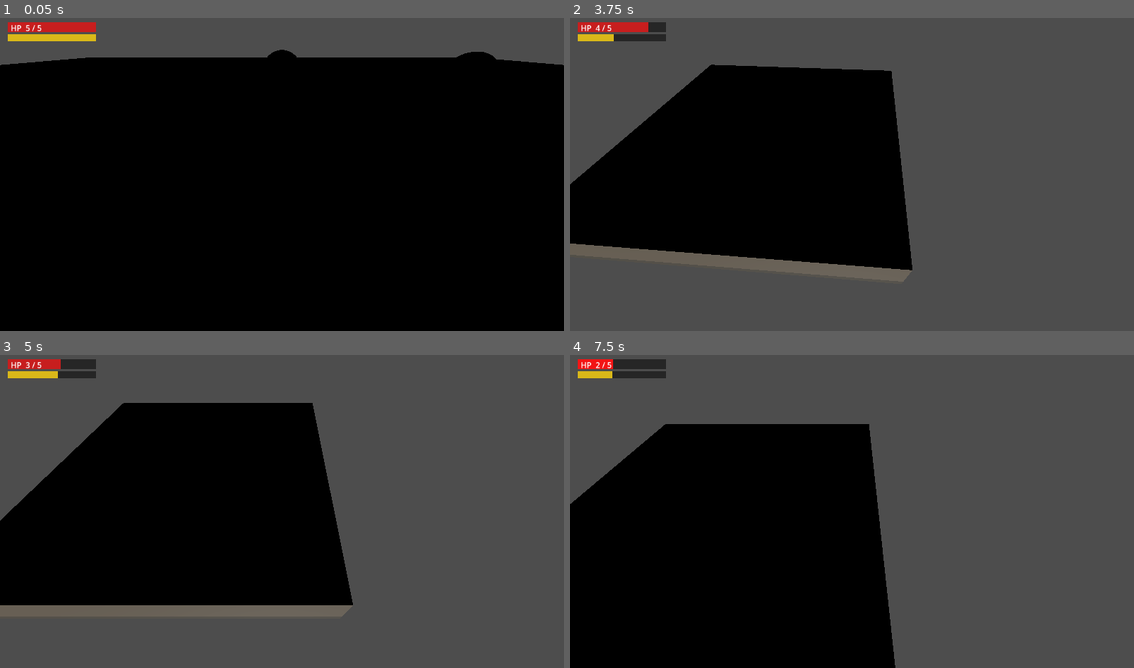
Above: before the commit, frames 1-4 (two rows, left to right).
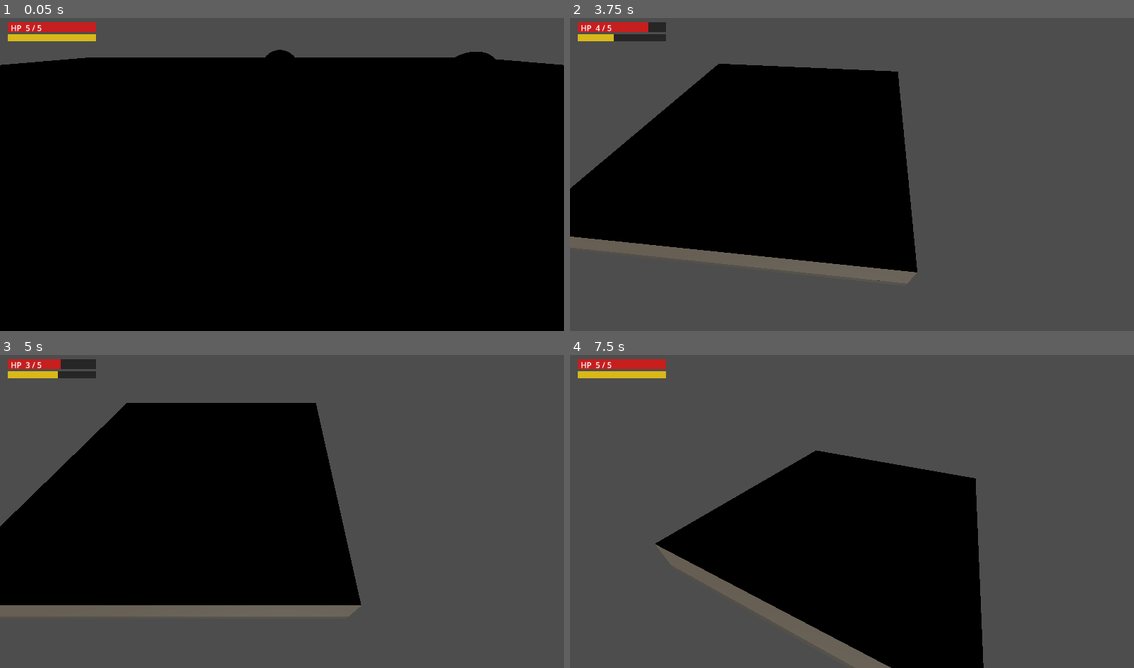
Above: after the commit, the same moments.

Repository: BenjiinxGrimm/knights-bane
Game: Godot game, scene res://scenes/main.tscn
The game is run twice, just before and just after one commit, with the same random seed, the same clock (stepped at 60 frames per second) and the same inputs.
Inputs (mouse positions are in pixels of both pictures, inside the frame that each line leads up to):
- Up to frame 1 (0.05 s): no input
- Up to frame 2 (3.75 s): move the mouse to (976, 155) at 0.52 s; press the mouse at (976, 155) at 0.53 s; hold D (move_right) 0.53-1.28 s; move the mouse to (739, 187) at 1.27 s; release the mouse at (739, 187) at 1.28 s; hold S (move_down) 1.28-2.03 s; tap Space (dodge) at 1.35 s; move the mouse to (908, 102) at 2.02 s; hold D (move_right) 2.03-2.78 s; hold Backspace (sprint) 2.03-2.78 s; move the mouse to (823, 237) at 2.77 s; hold W (move_up) 2.78-3.53 s; click (823, 237) at 2.85 s; move the mouse to (1021, 221) at 3.52 s; hold A (move_left) from 3.53 s (still down); hold Space (dodge) from 3.53 s (still down)
- Up to frame 3 (5 s): keep holding A (move_left); move the mouse to (112, 461) at 4.27 s; release Space (dodge) at 4.28 s; tap Backspace (sprint) at 4.35 s
- Up to frame 4 (7.5 s): tap Enter at 5 s; move the mouse to (880, 508) at 5.02 s; release A (move_left) at 5.03 s; press the mouse at (880, 508) at 5.03 s; hold S (move_down) 5.03-5.78 s; move the mouse to (767, 430) at 5.77 s; release the mouse at (767, 430) at 5.78 s; hold D (move_right) 5.78-6.53 s; tap Space (dodge) at 5.85 s; move the mouse to (976, 492) at 6.52 s; hold W (move_up) 6.53-7.28 s; hold Backspace (sprint) 6.53-7.28 s; move the mouse to (739, 524) at 7.27 s; hold D (move_right) from 7.28 s (still down); click (739, 524) at 7.35 s

The runs differ from the first frame. In frame 1, less than 0.1% of the frame differs, in the area x 47-88%, y 10-14%; in frame 2, 2.0%; in frame 3, 1.0%; in frame 4, 37%, in the area x 0-74%, y 1-100%.

Commit message:
Add ranged enemy, projectile system, and melee enemy spread
- Orange ranged enemy: maintains distance, telegraphs with yellow windup, fires glowing projectile
- Projectile: glowing orange ball, passes through enemies, despawns on wall/player hit or timeout
- Red melee enemies: random approach angle offset + separation steering so they spread out instead of clumping
- Stick weapon meshes on all three enemies for visual read

Co-Authored-By: Claude Sonnet 4.6 <noreply@anthropic.com>

Diff:
--- a/scenes/main.tscn
+++ b/scenes/main.tscn
@@ -4,6 +4,7 @@
 [ext_resource type="Script" uid="uid://hfqdph5pjyg4" path="res://scripts/camera_follow.gd" id="2"]
 [ext_resource type="Script" uid="uid://dte71e8bbv3wf" path="res://scripts/enemy.gd" id="3"]
 [ext_resource type="Script" uid="uid://c3fxutou6vanx" path="res://scripts/hud.gd" id="4"]
+[ext_resource type="Script" uid="uid://ranged1abc567" path="res://scripts/ranged_enemy.gd" id="5"]
 
 [sub_resource type="StandardMaterial3D" id="StandardMaterial3D_0wfyh"]
 albedo_color = Color(0.32, 0.3, 0.26, 1)
@@ -31,6 +32,23 @@
 
 [sub_resource type="CapsuleMesh" id="CapsuleMesh_2"]
 material = SubResource("StandardMaterial3D_enemy")
+
+[sub_resource type="StandardMaterial3D" id="StandardMaterial3D_ranged"]
+albedo_color = Color(0.9, 0.45, 0.1, 1)
+
+[sub_resource type="CapsuleMesh" id="CapsuleMesh_ranged"]
+material = SubResource("StandardMaterial3D_ranged")
+
+[sub_resource type="StandardMaterial3D" id="StandardMaterial3D_weapon"]
+albedo_color = Color(0.25, 0.22, 0.28, 1)
+
+[sub_resource type="BoxMesh" id="BoxMesh_weapon"]
+material = SubResource("StandardMaterial3D_weapon")
+size = Vector3(0.1, 0.1, 0.35)
+
+[sub_resource type="BoxMesh" id="BoxMesh_stick"]
+material = SubResource("StandardMaterial3D_weapon")
+size = Vector3(0.1, 0.1, 0.5)
 
 [sub_resource type="StandardMaterial3D" id="StandardMaterial3D_wall"]
 albedo_color = Color(0.42, 0.38, 0.32, 1)
@@ -96,6 +114,10 @@
 [node name="Collision" type="CollisionShape3D" parent="Enemy" unique_id=200000003]
 shape = SubResource("CapsuleShape3D_1")
 
+[node name="WeaponMesh" type="MeshInstance3D" parent="Enemy" unique_id=600000001]
+transform = Transform3D(1, 0, 0, 0, 1, 0, 0, 0, 1, 0.3, 0.1, -0.35)
+mesh = SubResource("BoxMesh_stick")
+
 [node name="Enemy2" type="CharacterBody3D" parent="." unique_id=200000004 groups=["enemy"]]
 transform = Transform3D(1, 0, 0, 0, 1, 0, 0, 0, 1, 4, 1.5, -3)
 script = ExtResource("3")
@@ -105,6 +127,10 @@
 
 [node name="Collision" type="CollisionShape3D" parent="Enemy2" unique_id=200000006]
 shape = SubResource("CapsuleShape3D_1")
+
+[node name="WeaponMesh" type="MeshInstance3D" parent="Enemy2" unique_id=600000002]
+transform = Transform3D(1, 0, 0, 0, 1, 0, 0, 0, 1, 0.3, 0.1, -0.35)
+mesh = SubResource("BoxMesh_stick")
 
 [node name="WallNorth" type="StaticBody3D" parent="." unique_id=300000001]
 transform = Transform3D(1, 0, 0, 0, 1, 0, 0, 0, 1, 0, 1, -8.5)
@@ -142,6 +168,23 @@
 [node name="Collision" type="CollisionShape3D" parent="WallWest" unique_id=300000012]
 shape = SubResource("BoxShape3D_wall_ew")
 
+[node name="RangedEnemy" type="CharacterBody3D" parent="." unique_id=500000001 groups=["enemy"]]
+transform = Transform3D(1, 0, 0, 0, 1, 0, 0, 0, 1, -3, 1.5, 4)
+script = ExtResource("5")
+
+[node name="Mesh" type="MeshInstance3D" parent="RangedEnemy" unique_id=500000002]
+mesh = SubResource("CapsuleMesh_ranged")
+
+[node name="Collision" type="CollisionShape3D" parent="RangedEnemy" unique_id=500000003]
+shape = SubResource("CapsuleShape3D_1")
+
+[node name="WeaponMesh" type="MeshInstance3D" parent="RangedEnemy" unique_id=500000004]
+transform = Transform3D(1, 0, 0, 0, 1, 0, 0, 0, 1, 0.35, 0.1, -0.3)
+mesh = SubResource("BoxMesh_weapon")
+
+[node name="ProjectileSpawn" type="Marker3D" parent="RangedEnemy" unique_id=500000005]
+transform = Transform3D(1, 0, 0, 0, 1, 0, 0, 0, 1, 0, 0, -0.7)
+
 [node name="HUD" type="CanvasLayer" parent="." unique_id=400000001]
 script = ExtResource("4")
 
--- /dev/null
+++ b/scenes/projectile.tscn
@@ -0,0 +1,26 @@
+[gd_scene format=3 uid="uid://proj1abc2345"]
+
+[ext_resource type="Script" uid="uid://proj1script56" path="res://scripts/projectile.gd" id="1"]
+
+[sub_resource type="SphereMesh" id="SphereMesh_1"]
+radius = 0.12
+height = 0.24
+
+[sub_resource type="StandardMaterial3D" id="StandardMaterial3D_proj"]
+albedo_color = Color(1.0, 0.75, 0.1, 1)
+emission_enabled = true
+emission = Color(1.0, 0.55, 0.0, 1)
+emission_energy_multiplier = 2.0
+
+[sub_resource type="SphereShape3D" id="SphereShape3D_1"]
+radius = 0.12
+
+[node name="Projectile" type="Area3D"]
+script = ExtResource("1")
+
+[node name="Mesh" type="MeshInstance3D" parent="."]
+mesh = SubResource("SphereMesh_1")
+surface_material_override/0 = SubResource("StandardMaterial3D_proj")
+
+[node name="CollisionShape3D" type="CollisionShape3D" parent="."]
+shape = SubResource("SphereShape3D_1")
--- a/scripts/enemy.gd
+++ b/scripts/enemy.gd
@@ -10,12 +10,15 @@
 const KNOCKBACK_DECAY := 12.0
 const FLASH_DURATION := 0.1
 const ATTACK_RANGE := 1.5
+const SEPARATION_RADIUS := 1.8
+const SEPARATION_STRENGTH := 1.5
 
 var hp: int
 var _player: Node3D = null
 var _knockback := Vector3.ZERO
 var _flash_timer: float = 0.0
 var _damage_timer: float = 0.0
+var _approach_angle_offset: float = 0.0
 var _material: StandardMaterial3D
 
 @onready var _mesh: MeshInstance3D = $Mesh
@@ -23,6 +26,7 @@
 func _ready() -> void:
 	add_to_group("enemy")
 	hp = max_hp
+	_approach_angle_offset = randf_range(-0.5, 0.5)
 	_material = _mesh.get_active_material(0).duplicate()
 	_mesh.set_surface_override_material(0, _material)
 
@@ -39,7 +43,10 @@
 		var dist := to_player.length()
 
 		if dist > ATTACK_RANGE:
-			var dir := to_player / dist
+			var dir := (to_player / dist).rotated(Vector3.UP, _approach_angle_offset)
+			dir += _separation_from_others()
+			if dir.length_squared() > 0.001:
+				dir = dir.normalized()
 			velocity.x = dir.x * move_speed + _knockback.x
 			velocity.z = dir.z * move_speed + _knockback.z
 		else:
@@ -61,6 +68,19 @@
 		if _flash_timer <= 0.0:
 			_material.albedo_color = Color(0.8, 0.15, 0.15, 1)
 
+func _separation_from_others() -> Vector3:
+	var sep := Vector3.ZERO
+	for other in get_tree().get_nodes_in_group("enemy"):
+		var other_node := other as Node3D
+		if other_node == null or other_node == self:
+			continue
+		var away := global_position - other_node.global_position
+		away.y = 0.0
+		var d := away.length()
+		if d < SEPARATION_RADIUS and d > 0.001:
+			sep += away.normalized() * (1.0 - d / SEPARATION_RADIUS)
+	return sep * SEPARATION_STRENGTH
+
 func take_damage(amount: int, from_direction: Vector3) -> void:
 	hp -= amount
 	_material.albedo_color = Color(1, 1, 1, 1)
--- /dev/null
+++ b/scripts/projectile.gd
@@ -0,0 +1,28 @@
+extends Area3D
+
+const SPEED: float = 8.0
+const DAMAGE: int = 1
+const LIFETIME: float = 4.0
+
+var _direction: Vector3 = Vector3.ZERO
+var _alive: bool = false
+
+func initialize(dir: Vector3) -> void:
+	_direction = dir
+	_alive = true
+
+func _ready() -> void:
+	body_entered.connect(_on_body_entered)
+	get_tree().create_timer(LIFETIME).timeout.connect(queue_free)
+
+func _physics_process(delta: float) -> void:
+	if not _alive:
+		return
+	global_position += _direction * SPEED * delta
+
+func _on_body_entered(body: Node3D) -> void:
+	if body.is_in_group("enemy"):
+		return
+	if body.is_in_group("player"):
+		body.call("take_damage", DAMAGE)
+	queue_free()
--- /dev/null
+++ b/scripts/ranged_enemy.gd
@@ -0,0 +1,130 @@
+extends CharacterBody3D
+
+@export var max_hp: int = 2
+@export var move_speed: float = 2.0
+@export var preferred_distance: float = 5.0
+@export var too_close_distance: float = 3.0
+@export var shoot_range: float = 9.0
+@export var windup_time: float = 0.8
+@export var cooldown_time: float = 2.5
+@export var knockback_speed: float = 6.0
+
+const PROJECTILE_SCENE = preload("res://scenes/projectile.tscn")
+const GRAVITY := -20.0
+const KNOCKBACK_DECAY := 12.0
+const FLASH_DURATION := 0.1
+
+const COLOR_NORMAL := Color(0.9, 0.45, 0.1, 1)
+const COLOR_HIT    := Color(1, 1, 1, 1)
+const COLOR_WINDUP := Color(1.0, 0.95, 0.15, 1)
+
+enum State { ROAM, WINDUP, COOLDOWN }
+
+var hp: int
+var _player: Node3D = null
+var _knockback := Vector3.ZERO
+var _flash_timer: float = 0.0
+var _state: State = State.ROAM
+var _state_timer: float = 0.0
+var _material: StandardMaterial3D
+
+@onready var _mesh: MeshInstance3D = $Mesh
+@onready var _spawn: Marker3D = $ProjectileSpawn
+
+func _ready() -> void:
+	add_to_group("enemy")
+	hp = max_hp
+	_material = _mesh.get_active_material(0).duplicate()
+	_mesh.set_surface_override_material(0, _material)
+
+func _physics_process(delta: float) -> void:
+	if _player == null:
+		_player = get_tree().get_first_node_in_group("player")
+
+	_knockback = _knockback.lerp(Vector3.ZERO, KNOCKBACK_DECAY * delta)
+	_tick_state(delta)
+	_tick_movement(delta)
+	_tick_visuals(delta)
+
+	if not is_on_floor():
+		velocity.y += GRAVITY * delta
+	move_and_slide()
+
+func _tick_state(delta: float) -> void:
+	if _player == null:
+		return
+	var dist := global_position.distance_to(_player.global_position)
+	match _state:
+		State.ROAM:
+			if dist <= shoot_range:
+				_state = State.WINDUP
+				_state_timer = windup_time
+		State.WINDUP:
+			_state_timer -= delta
+			if _state_timer <= 0.0:
+				_fire()
+				_state = State.COOLDOWN
+				_state_timer = cooldown_time
+		State.COOLDOWN:
+			_state_timer -= delta
+			if _state_timer <= 0.0:
+				_state = State.ROAM
+
+func _tick_movement(delta: float) -> void:
+	if _player == null:
+		velocity.x = _knockback.x
+		velocity.z = _knockback.z
+		return
+
+	var to_player := _player.global_position - global_position
+	to_player.y = 0.0
+	var dist := to_player.length()
+
+	if dist > 0.1:
+		rotation.y = atan2(-to_player.x, -to_player.z)
+
+	var dir := Vector3.ZERO
+	if dist > preferred_distance:
+		dir = to_player.normalized()
+	elif dist < too_close_distance:
+		dir = -to_player.normalized()
+
+	velocity.x = dir.x * move_speed + _knockback.x
+	velocity.z = dir.z * move_speed + _knockback.z
+
+func _tick_visuals(delta: float) -> void:
+	if _flash_timer > 0.0:
+		_flash_timer -= delta
+		if _flash_timer <= 0.0:
+			_material.albedo_color = COLOR_NORMAL
+		return
+
+	if _state == State.WINDUP:
+		var t := 1.0 - (_state_timer / windup_time)
+		_material.albedo_color = COLOR_NORMAL.lerp(COLOR_WINDUP, t)
+	else:
+		_material.albedo_color = COLOR_NORMAL
+
+func _fire() -> void:
+	if _player == null:
+		return
+	var proj = PROJECTILE_SCENE.instantiate()
+	get_tree().current_scene.add_child(proj)
+	proj.global_position = _spawn.global_position
+	var dir := _player.global_position - _spawn.global_position
+	dir.y = 0.0
+	if dir.length_squared() > 0.001:
+		proj.initialize(dir.normalized())
+	else:
+		proj.initialize(-global_transform.basis.z)
+
+func take_damage(amount: int, from_direction: Vector3) -> void:
+	hp -= amount
+	_material.albedo_color = COLOR_HIT
+	_flash_timer = FLASH_DURATION
+	var knock_dir := from_direction
+	knock_dir.y = 0.0
+	if knock_dir.length_squared() > 0.001:
+		_knockback = knock_dir.normalized() * knockback_speed
+	if hp <= 0:
+		queue_free()
Not shown, added: scripts/projectile.gd.uid
Not shown, added: scripts/ranged_enemy.gd.uid
